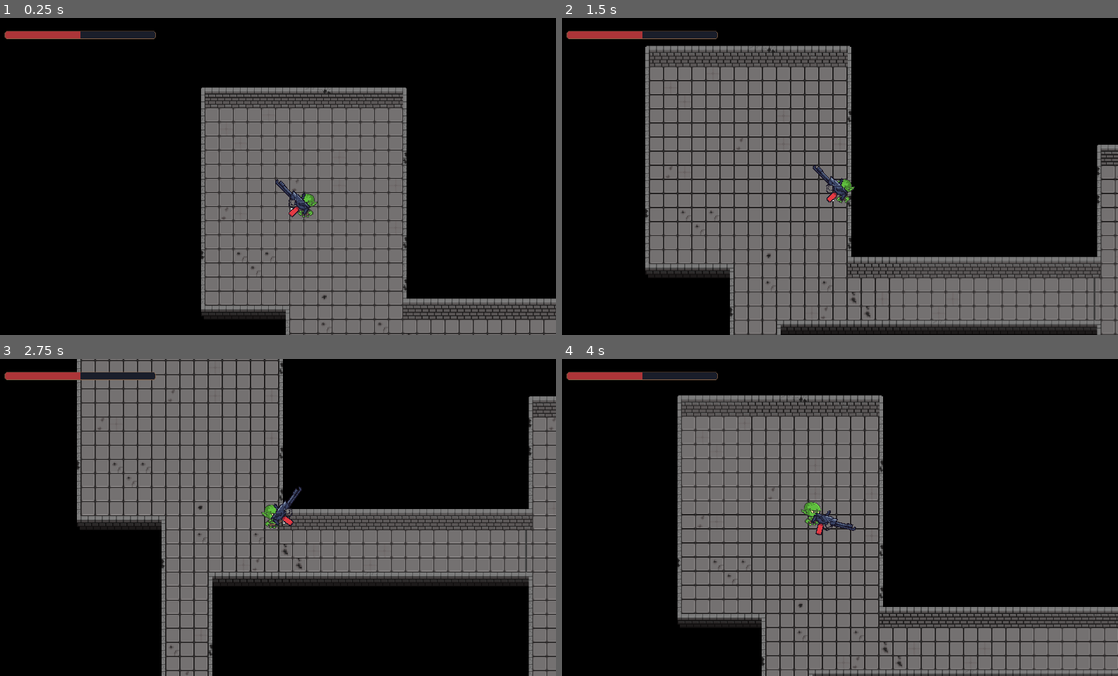
Above: before the commit, frames 1-4 (two rows, left to right).
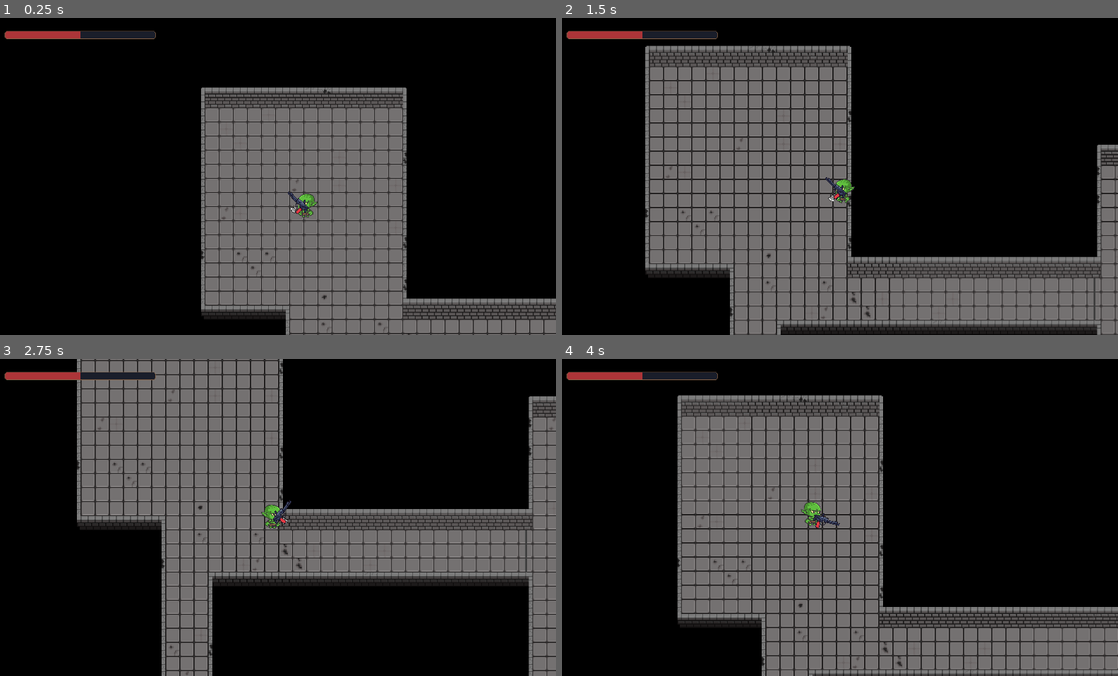
Above: after the commit, the same moments.

Repository: WilliCochrane/Game_Jam_1_2024
Game: Godot game, scene res://node_2d.tscn
The game is run twice, just before and just after one commit, with the same random seed, the same clock (stepped at 60 frames per second) and the same inputs.
Inputs (mouse positions are in pixels of both pictures, inside the frame that each line leads up to):
- Up to frame 1 (0.25 s): no input
- Up to frame 2 (1.5 s): move the mouse to (962, 160) at 0.52 s; hold Right (ui_right) 0.53-1.28 s; move the mouse to (723, 192) at 1.27 s; hold Down (ui_down) from 1.28 s (still down)
- Up to frame 3 (2.75 s): move the mouse to (328, 447) at 2.02 s; release Down (ui_down) at 2.03 s; hold Right (ui_right) from 2.03 s (still down)
- Up to frame 4 (4 s): move the mouse to (806, 580) at 2.77 s; release Right (ui_right) at 2.78 s; hold Up (ui_up) 2.78-3.53 s; move the mouse to (1006, 565) at 3.52 s; hold Left (ui_left) from 3.53 s (still down)

The runs differ from the first frame. In frame 1, 0.2% of the frame differs, in the area x 49-56%, y 50-63%; in frame 2, 0.2%; in frame 3, 0.2%; in frame 4, 0.2%.

Commit message:
Started making enemy

Diff:
--- a/Gold game jam/Entities/Ladder/ladder.tscn
+++ b/Gold game jam/Entities/Ladder/ladder.tscn
@@ -1,9 +1,13 @@
-[gd_scene load_steps=4 format=3 uid="uid://du2y0hi2j4c41"]
+[gd_scene load_steps=5 format=3 uid="uid://du2y0hi2j4c41"]
 
 [ext_resource type="Script" path="res://Entities/Ladder/ladder.gd" id="1_6g0jp"]
 [ext_resource type="Texture2D" uid="uid://bvmupm2evdydw" path="res://Assets/TileSet/Ladder.png" id="2_kp2om"]
 
 [sub_resource type="RectangleShape2D" id="RectangleShape2D_i3wtx"]
+size = Vector2(31, 30)
+
+[sub_resource type="RectangleShape2D" id="RectangleShape2D_ddaah"]
+size = Vector2(17, 11)
 
 [node name="Ladder" type="StaticBody2D"]
 script = ExtResource("1_6g0jp")
@@ -18,6 +22,8 @@
 shape = SubResource("RectangleShape2D_i3wtx")
 
 [node name="CollisionShape2D" type="CollisionShape2D" parent="."]
+position = Vector2(0.5, 0.5)
+shape = SubResource("RectangleShape2D_ddaah")
 
 [connection signal="body_entered" from="Area2D" to="." method="_on_area_2d_body_entered"]
 [connection signal="body_exited" from="Area2D" to="." method="_on_area_2d_body_exited"]
--- a/Gold game jam/Entities/Player/player.tscn
+++ b/Gold game jam/Entities/Player/player.tscn
@@ -167,7 +167,7 @@
 
 [node name="Weapon" parent="." instance=ExtResource("4_q6ram")]
 position = Vector2(2, 3)
-scale = Vector2(1, 1)
+scale = Vector2(0.6, 0.6)
 
 [node name="ui" type="CanvasLayer" parent="."]
 
